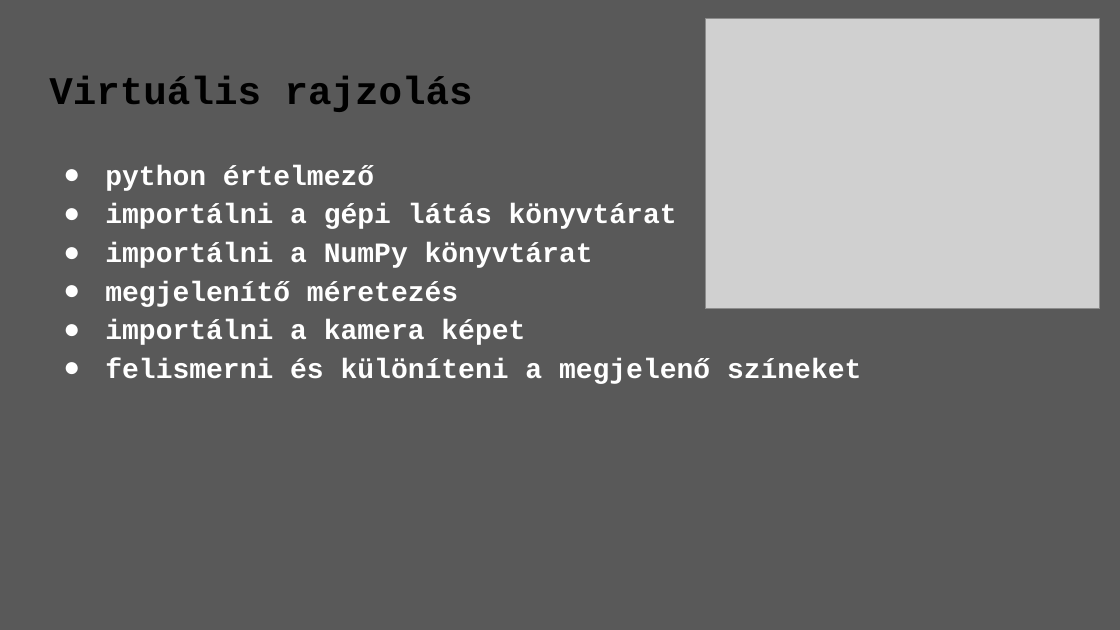
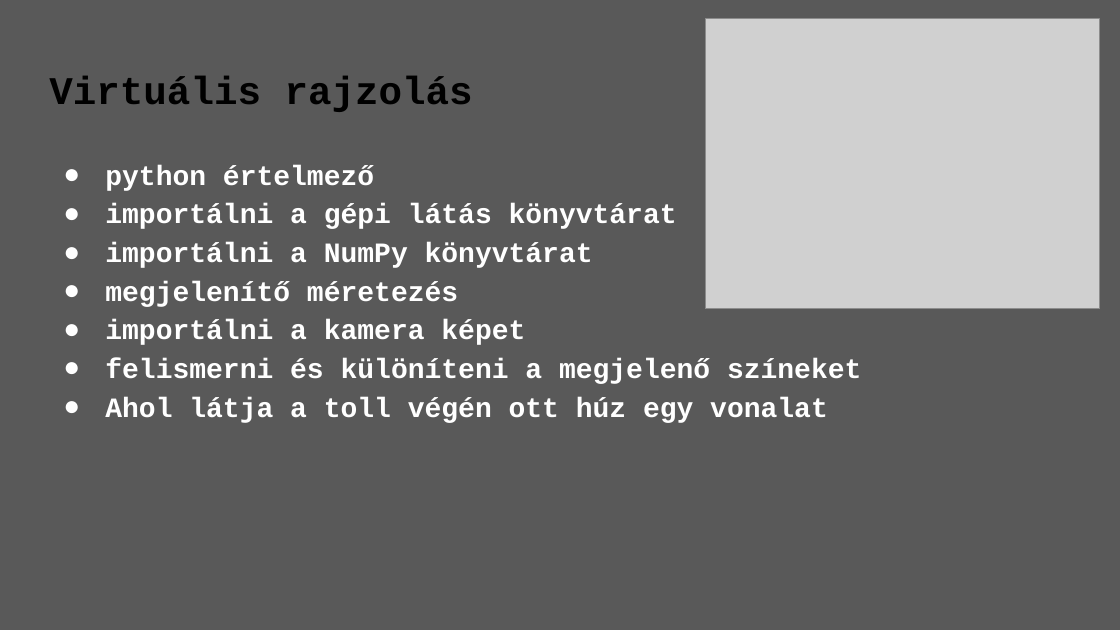
Before and after one commit to Seres-coder/ProjektFeladat, a slide deck: slide 6 of ppt (2).pptx. Drawn at 1120x630 pixels with LibreOffice and Linux fonts; fonts in the diff are those of the drawing; grey boxes stand for pictures. Boxes give left, top, right and bottom in pixels: in the first picture for what was removed or moved away, otherwise in the second. Text is boxed around its words. In the diff, an @@ line names an element or a change of style, - is before the commit and + after.

```diff
--- a/ppt (2).pptx
+++ b/ppt (2).pptx
@@ text at [105,397,828,423]: paragraph added @@
+● Ahol látja a toll végén ott húz egy vonalat
```
Also in this commit, not shown: 1 slide added, 1 slide removed.
